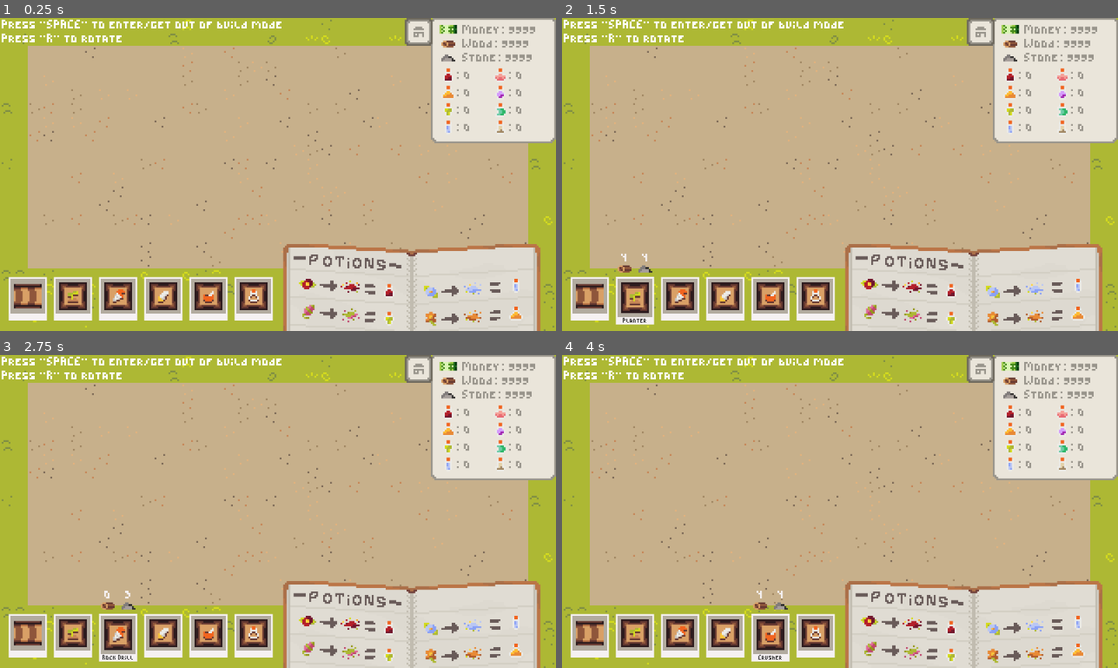
Above: before the commit, frames 1-4 (two rows, left to right).
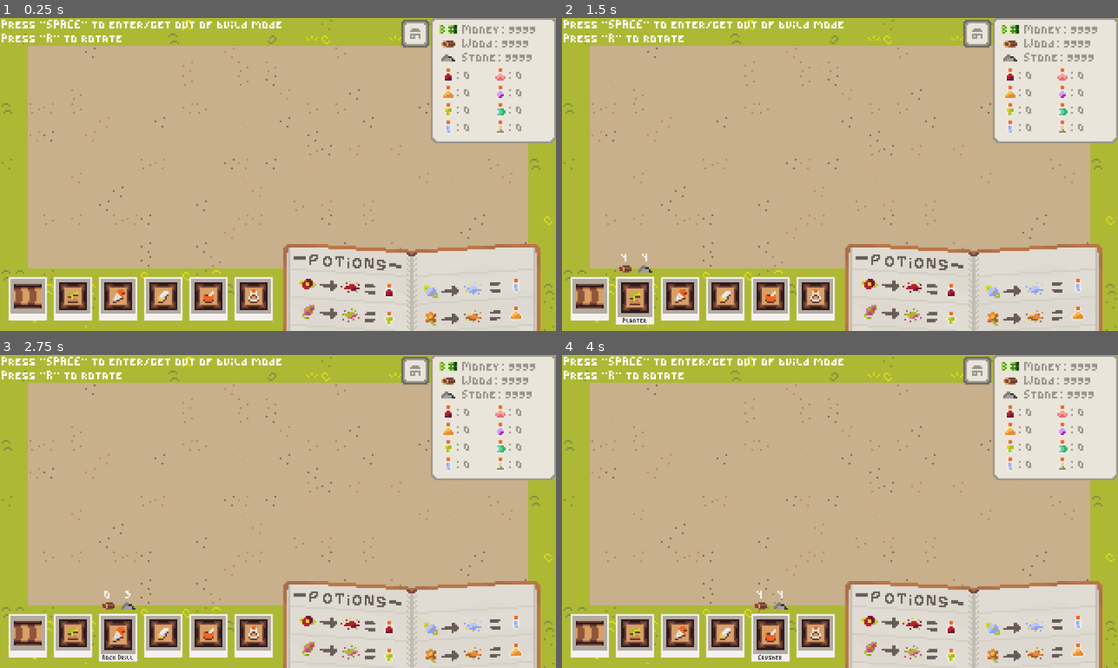
Above: after the commit, the same moments.

Repository: bsc23me/GodotWildJam426
Game: Godot game, scene res://MainScene.tscn
Two runs of this game, one before a commit and one after it. Both use one fixed random seed, a clock stepped at 60 frames per second and the inputs below. The engine's default icon, where the game draws it, is replaced by a stand-in: a white triangle on a blue panel in a dark square. Sound files missing from this copy of the repository are replaced by a short silence.
Inputs (mouse positions are in pixels of both pictures, inside the frame that each line leads up to):
- Up to frame 1 (0.25 s): no input
- Up to frame 2 (1.5 s): click (589, 299) at 0.52 s; click (634, 299) at 1.25 s
- Up to frame 3 (2.75 s): click (116, 636) at 2 s
- Up to frame 4 (4 s): click (723, 636) at 2.75 s; click (773, 636) at 3.5 s

The runs differ from the first frame. In frame 1, 0.4% of the frame differs, in the area x 72-78%, y 0-10%; in frame 2, 0.4%; in frame 3, 0.4%; in frame 4, 0.4%.

Commit message:
basic shop

Diff:
--- a/MainScene.tscn
+++ b/MainScene.tscn
@@ -14,6 +14,7 @@
 [ext_resource type="Texture2D" uid="uid://uv654ivd4pgp" path="res://sprites/UiElements.png" id="10_8xkvn"]
 [ext_resource type="Texture2D" uid="uid://b6dj8hgv0urva" path="res://sprites/RecipePage.png" id="12_yvb8b"]
 [ext_resource type="Script" uid="uid://dgpgdtc4q4qx4" path="res://_scripts/music.gd" id="14_mctxq"]
+[ext_resource type="Script" uid="uid://c5vtyn14o6qm6" path="res://_scripts/shop.gd" id="14_x0cd2"]
 [ext_resource type="AudioStream" uid="uid://cq6yo0pfuicmj" path="res://audio/UI Hover.mp3" id="15_mctxq"]
 [ext_resource type="Script" uid="uid://cp3vx5cqsfl1p" path="res://_scripts/recipe_book.gd" id="15_nm5af"]
 
@@ -81,6 +82,22 @@
 line_spacing = 2.0
 font_size = 8
 font_color = Color(0.59607846, 0.5803922, 0.54509807, 1)
+
+[sub_resource type="AtlasTexture" id="AtlasTexture_x0cd2"]
+atlas = ExtResource("5_p5x2j")
+region = Rect2(64, 0, 16, 16)
+
+[sub_resource type="LabelSettings" id="LabelSettings_x0cd2"]
+font_size = 8
+font_color = Color(0.59607846, 0.5803922, 0.54509807, 1)
+
+[sub_resource type="AtlasTexture" id="AtlasTexture_nm5af"]
+atlas = ExtResource("5_p5x2j")
+region = Rect2(64, 64, 16, 16)
+
+[sub_resource type="AtlasTexture" id="AtlasTexture_8s4c3"]
+atlas = ExtResource("5_p5x2j")
+region = Rect2(80, 64, 16, 16)
 
 [sub_resource type="LabelSettings" id="LabelSettings_mctxq"]
 line_spacing = 0.0
@@ -778,21 +795,24 @@
 vframes = 6
 frame = 23
 
-[node name="Shop" type="Sprite2D" parent="CanvasLayer/Control" unique_id=1846293314]
-position = Vector2(241, 8)
+[node name="Shop" type="Sprite2D" parent="CanvasLayer/Control" unique_id=1846293314 node_paths=PackedStringArray("shop_window")]
+position = Vector2(239, 9)
 texture = ExtResource("10_8xkvn")
 hframes = 8
 vframes = 6
 frame = 30
-
-[node name="Button" type="Button" parent="CanvasLayer/Control/Shop" unique_id=13933589]
+script = ExtResource("14_x0cd2")
+shop_window = NodePath("../NinePatchRect3")
+
+[node name="Button" type="Button" parent="CanvasLayer/Control/Shop" unique_id=13933589 node_paths=PackedStringArray("node")]
 offset_left = -8.0
 offset_top = -8.0
 offset_right = 8.0
 offset_bottom = 8.0
 flat = true
 script = ExtResource("8_torvr")
-scaling = Vector2(1.2, 1.2)
+node = NodePath("..")
+scaling = Vector2(1.125, 1.125)
 
 [node name="Panel" type="Panel" parent="CanvasLayer/Control" unique_id=1466715294]
 modulate = Color(1, 1, 1, 0)
@@ -801,6 +821,102 @@
 offset_top = 129.0
 offset_right = 320.0
 offset_bottom = 184.0
+
+[node name="NinePatchRect3" type="NinePatchRect" parent="CanvasLayer/Control" unique_id=1039417146]
+visible = false
+z_index = 2
+layout_mode = 0
+offset_left = 70.0
+offset_top = 21.0
+offset_right = 245.0
+offset_bottom = 129.0
+texture = ExtResource("10_8xkvn")
+region_rect = Rect2(48, 0, 48, 48)
+patch_margin_left = 16
+patch_margin_top = 16
+patch_margin_right = 16
+patch_margin_bottom = 16
+
+[node name="GridContainer" type="GridContainer" parent="CanvasLayer/Control/NinePatchRect3" unique_id=1730768684]
+layout_mode = 0
+offset_left = 3.0
+offset_top = 6.0
+offset_right = 172.0
+offset_bottom = 105.0
+
+[node name="Button" type="Button" parent="CanvasLayer/Control/NinePatchRect3/GridContainer" unique_id=969192032]
+layout_mode = 2
+icon = SubResource("AtlasTexture_x0cd2")
+
+[node name="Label" type="Label" parent="CanvasLayer/Control/NinePatchRect3/GridContainer/Button" unique_id=1515795119]
+layout_mode = 0
+offset_left = 26.0
+offset_right = 91.0
+offset_bottom = 19.0
+text = "Belt Upgrade
+     : 25"
+label_settings = SubResource("LabelSettings_x0cd2")
+
+[node name="Pot1" type="Sprite2D" parent="CanvasLayer/Control/NinePatchRect3/GridContainer/Button" unique_id=1458565943]
+position = Vector2(31, 16)
+texture = ExtResource("5_p5x2j")
+hframes = 6
+vframes = 6
+frame = 17
+
+[node name="Button2" type="Button" parent="CanvasLayer/Control/NinePatchRect3/GridContainer" unique_id=177917357]
+layout_mode = 2
+icon = SubResource("AtlasTexture_nm5af")
+
+[node name="Label" type="Label" parent="CanvasLayer/Control/NinePatchRect3/GridContainer/Button2" unique_id=1162461729]
+layout_mode = 0
+offset_left = 26.0
+offset_right = 91.0
+offset_bottom = 19.0
+text = "Planter Upgrade
+     : 25       : 25"
+label_settings = SubResource("LabelSettings_x0cd2")
+
+[node name="Pot1" type="Sprite2D" parent="CanvasLayer/Control/NinePatchRect3/GridContainer/Button2" unique_id=755208372]
+position = Vector2(31, 16)
+texture = ExtResource("5_p5x2j")
+hframes = 6
+vframes = 6
+frame = 17
+
+[node name="Pot2" type="Sprite2D" parent="CanvasLayer/Control/NinePatchRect3/GridContainer/Button2" unique_id=352267126]
+position = Vector2(58, 16)
+texture = ExtResource("5_p5x2j")
+hframes = 6
+vframes = 6
+frame = 11
+
+[node name="Button3" type="Button" parent="CanvasLayer/Control/NinePatchRect3/GridContainer" unique_id=797888012]
+layout_mode = 2
+icon = SubResource("AtlasTexture_8s4c3")
+
+[node name="Label" type="Label" parent="CanvasLayer/Control/NinePatchRect3/GridContainer/Button3" unique_id=2107367978]
+layout_mode = 0
+offset_left = 26.0
+offset_right = 91.0
+offset_bottom = 19.0
+text = "Processor Upgrade
+     : 25      : 25"
+label_settings = SubResource("LabelSettings_x0cd2")
+
+[node name="Pot1" type="Sprite2D" parent="CanvasLayer/Control/NinePatchRect3/GridContainer/Button3" unique_id=1022067876]
+position = Vector2(31, 16)
+texture = ExtResource("5_p5x2j")
+hframes = 6
+vframes = 6
+frame = 17
+
+[node name="Pot2" type="Sprite2D" parent="CanvasLayer/Control/NinePatchRect3/GridContainer/Button3" unique_id=969252569]
+position = Vector2(57, 16)
+texture = ExtResource("5_p5x2j")
+hframes = 6
+vframes = 6
+frame = 23
 
 [node name="RecipeBook" type="Sprite2D" parent="." unique_id=2021537264]
 position = Vector2(237, 177)
@@ -831,6 +947,10 @@
 [connection signal="button_up" from="CanvasLayer/Control/Constructs/Button6" to="Node2D/GhostConstruct" method="_select_construct" binds= [6]]
 [connection signal="button_up" from="CanvasLayer/Control/Constructs/Button7" to="Node2D/GhostConstruct" method="_select_construct" binds= [7]]
 [connection signal="button_up" from="CanvasLayer/Control/Constructs/Button8" to="Node2D/GhostConstruct" method="_select_construct" binds= [8]]
+[connection signal="button_up" from="CanvasLayer/Control/Shop/Button" to="CanvasLayer/Control/Shop" method="toggle_shop_window"]
 [connection signal="mouse_entered" from="CanvasLayer/Control/Panel" to="RecipeBook" method="_on_panel_mouse_entered"]
 [connection signal="mouse_exited" from="CanvasLayer/Control/Panel" to="RecipeBook" method="_on_panel_mouse_exited"]
+[connection signal="button_up" from="CanvasLayer/Control/NinePatchRect3/GridContainer/Button" to="CanvasLayer/Control/Shop" method="_upgrade" binds= [1]]
+[connection signal="button_up" from="CanvasLayer/Control/NinePatchRect3/GridContainer/Button2" to="CanvasLayer/Control/Shop" method="_upgrade" binds= [3]]
+[connection signal="button_up" from="CanvasLayer/Control/NinePatchRect3/GridContainer/Button3" to="CanvasLayer/Control/Shop" method="_upgrade" binds= [7]]
 [connection signal="finished" from="AudioStreamPlayer" to="AudioStreamPlayer" method="_on_finished"]
--- a/_scripts/constants.gd
+++ b/_scripts/constants.gd
@@ -3,6 +3,12 @@
 class_name GameConstants
 
 var DEBUG_MODE = true
+
+var UPGRADES: Dictionary[TileConstruct.TileType,int] = {
+	TileConstruct.TileType.BELT:1,
+	TileConstruct.TileType.PLANTER:1,
+	TileConstruct.TileType.PLANT_PROCESSOR:1
+	}
 
 enum ItemType {
 DEFAULT,
--- a/_scripts/crafter.gd
+++ b/_scripts/crafter.gd
@@ -72,6 +72,7 @@
 				squish.exited()
 				# reset progress
 				timeout = 1.0 if Constants.DEBUG_MODE else delay
+				timeout *= 1.0 / Constants.UPGRADES[construct_type]
 				for i in needed_ingredients.size():
 					ingredient_list.set(needed_ingredients[i],ingredient_list[needed_ingredients[i]] - 1)
 		elif resource_type != ResourceManager.ResourceType.DEFAULT:
--- /dev/null
+++ b/_scripts/shop.gd
@@ -0,0 +1,49 @@
+extends Sprite2D
+
+var shop_open = false
+@export var shop_window: Node
+@export var price_labels: Array[Label]
+@export var price_msgs: Array[String]
+
+var prices = [25,100,500,2000]
+
+# Called when the node enters the scene tree for the first time.
+func _ready() -> void:
+
+	pass # Replace with function body.
+
+
+func _input(event: InputEvent) -> void:
+	if event is InputEventKey:
+		if event.keycode == KEY_ESCAPE:
+			shop_open = false
+			shop_window.hide()
+
+# Called every frame. 'delta' is the elapsed time since the previous frame.
+func _process(delta: float) -> void:
+	for i in price_labels.size():
+		price_labels[i].text = price_msgs[i] + ""
+	pass
+
+func toggle_shop_window():
+	if shop_open:
+		shop_window.hide()
+		shop_open = false
+	else:
+		shop_window.show()
+		shop_open = true
+
+func _upgrade(type: int) -> void:
+	# ADD PRICES 25, 100, 500, 2000
+	match type:
+		TileConstruct.TileType.PLANTER:
+			if(ResourceManager.POTION_AMOUNTS[Constants.ItemType.SPEED_POTION] > prices[Constants.UPGRADES[type]-1]
+			and ResourceManager.POTION_AMOUNTS[Constants.ItemType.LOVE_POTION] > prices[Constants.UPGRADES[type]-1]):
+				Constants.UPGRADES.set(type,Constants.UPGRADES[type] + 1)
+				ResourceManager.POTION_AMOUNTS.set(
+					ResourceManager.POTION_AMOUNTS[Constants.ItemType.SPEED_POTION],
+					ResourceManager.POTION_AMOUNTS[Constants.ItemType.SPEED_POTION] - prices[Constants.UPGRADES[type]-1])
+				ResourceManager.POTION_AMOUNTS.set(
+					ResourceManager.POTION_AMOUNTS[Constants.ItemType.LOVE_POTION],
+					ResourceManager.POTION_AMOUNTS[Constants.ItemType.LOVE_POTION] - prices[Constants.UPGRADES[type]-1])
+	pass # Replace with function body.
--- a/sub_scenes/brewery.tscn
+++ b/sub_scenes/brewery.tscn
@@ -29,7 +29,7 @@
 resource_type = 4
 resource_amount = 10
 needed_ingredients = Array[int]([8, 6, 7, 5])
-max_items = 999999
+max_items = 10
 delay = 1.0
 squish = NodePath("Button")
 metadata/_custom_type_script = "uid://da145ili7n1y2"
Not shown, added: _scripts/shop.gd.uid
